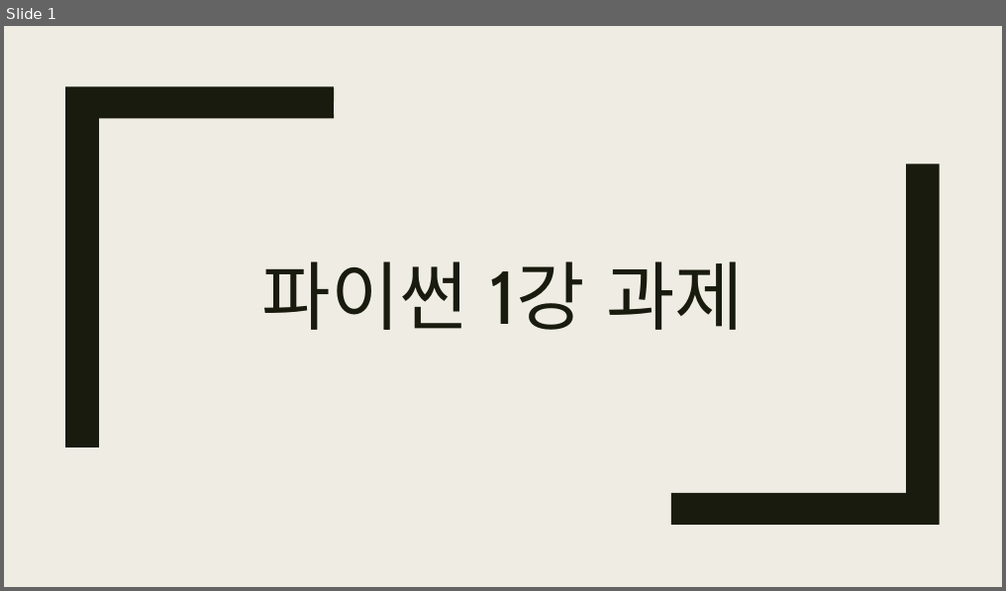
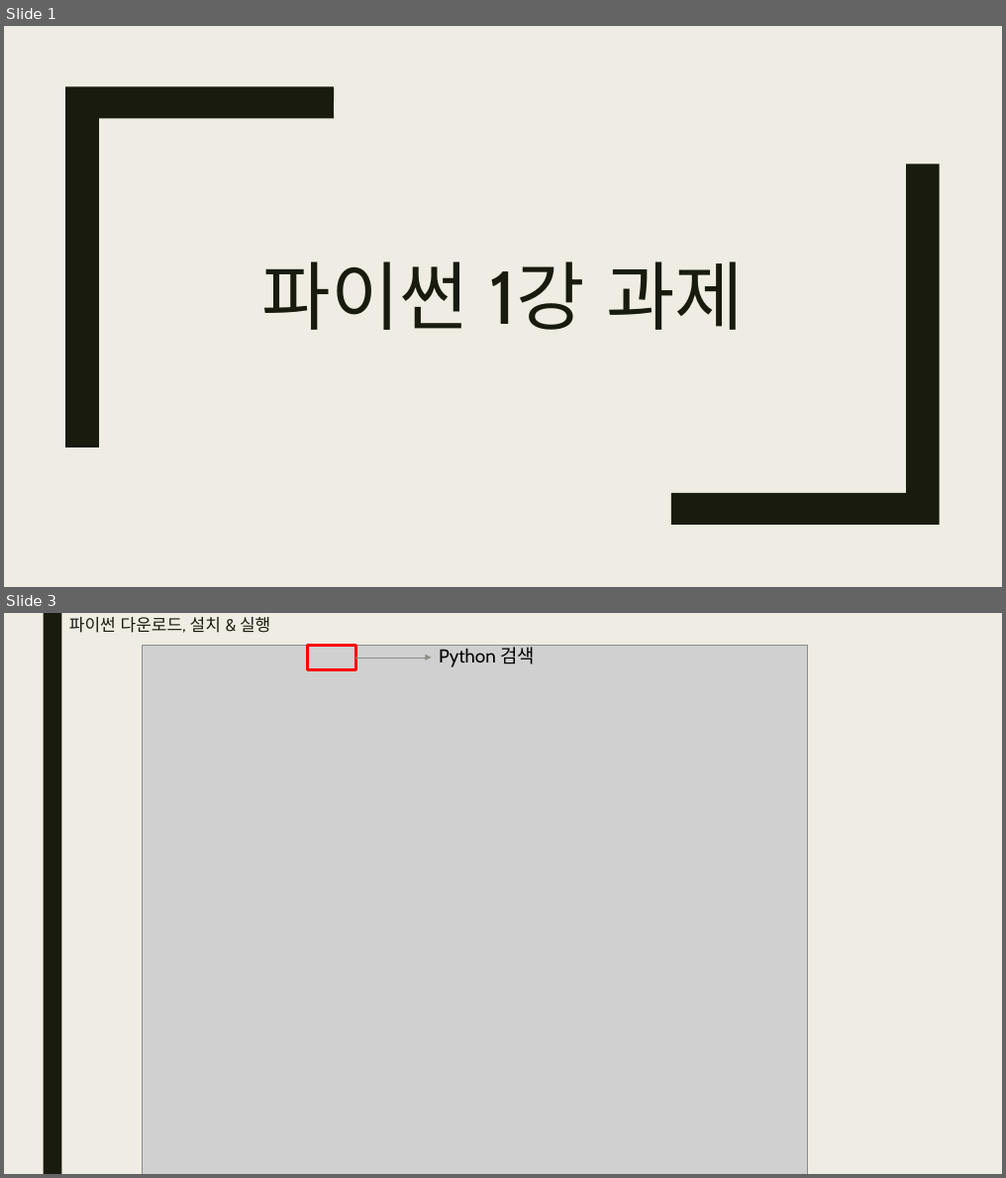
Before and after one commit to bino0130/politec-python, a slide deck: 파이썬 과제/1강/파이썬 1강 과제 남정현.pptx. Shown one above the other, each under a label of ours: slide 1 before the commit, slides 1 and 3 after it; the slides between them are not shown. The pictures are 1006x591 and 1006x1178 pixels, drawn with LibreOffice and Linux fonts; fonts in the diff are those of the drawing; grey boxes stand for pictures. Boxes give left, top, right and bottom in pixels: in the first picture for what was removed or moved away, otherwise in the second. Text is boxed around its words. In the diff, an @@ line names an element or a change of style, - is before the commit and + after.

```diff
--- a/파이썬 과제/1강/파이썬 1강 과제 남정현.pptx
+++ b/파이썬 과제/1강/파이썬 1강 과제 남정현.pptx
@@ slide 3 added at bbox=[4, 613, 1002, 1174], background #EFEDE3 @@
@@ rectangle added at bbox=[43, 613, 61, 1174], fill #191B0E @@
@@ title added at bbox=[69, 617, 270, 633], 16.2 pt, text #191B0E @@
+파이썬 다운로드, 설치 & 실행
@@ picture added at bbox=[143, 646, 807, 1174] @@
@@ rectangle added at bbox=[307, 646, 355, 669], outline #FF0000 2.75 pt @@
@@ arrow added from (355, 658) to (432, 658), #8C8D86 0.5 pt @@
@@ text added at bbox=[439, 645, 535, 667], 18 pt, text #000000 @@
+Python 검색
```
Also in this commit, not shown: 8 slides changed, 5 other slides added.
